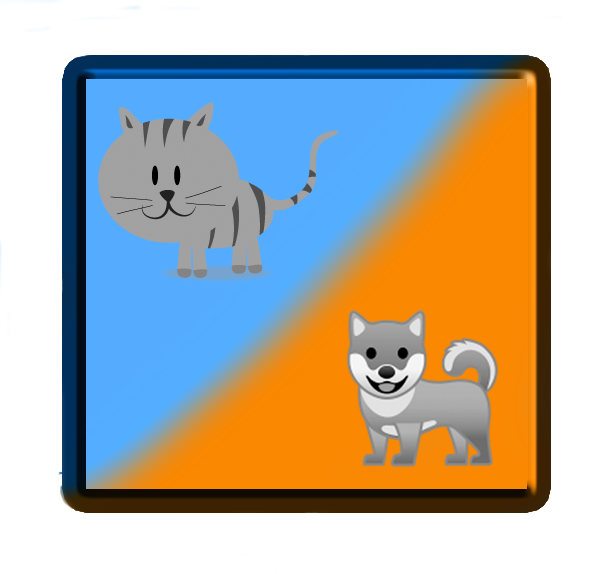
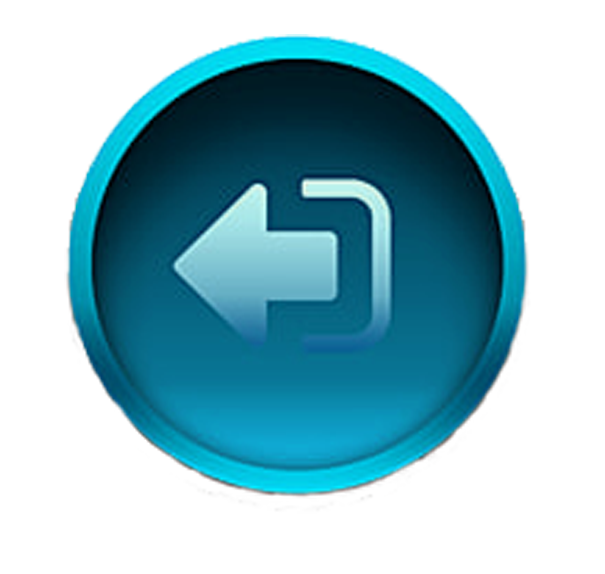
Two versions of the same layered image (605×574). Layer-by-layer changes:
added layer "Ebene 14" in group "UI" over box(64, 34, 533, 513)
added layer "Ebene 12" in group "UI" over box(0, 119, 551, 479)
hid "Ebene 11" over box(98, 102, 339, 284)
hid "Ebene 10" over box(347, 310, 498, 467)
hid "Ebene 9" over box(0, 0, 562, 574)
